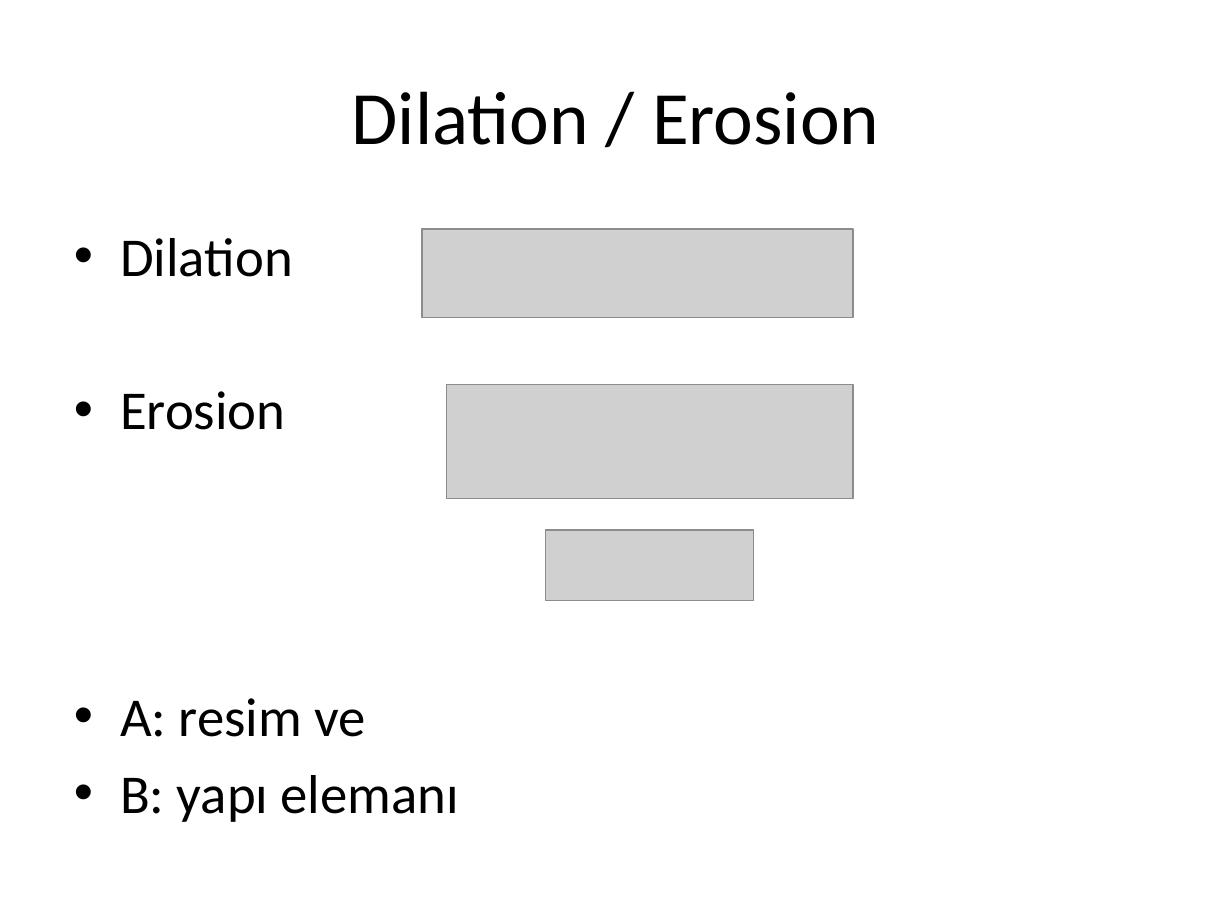
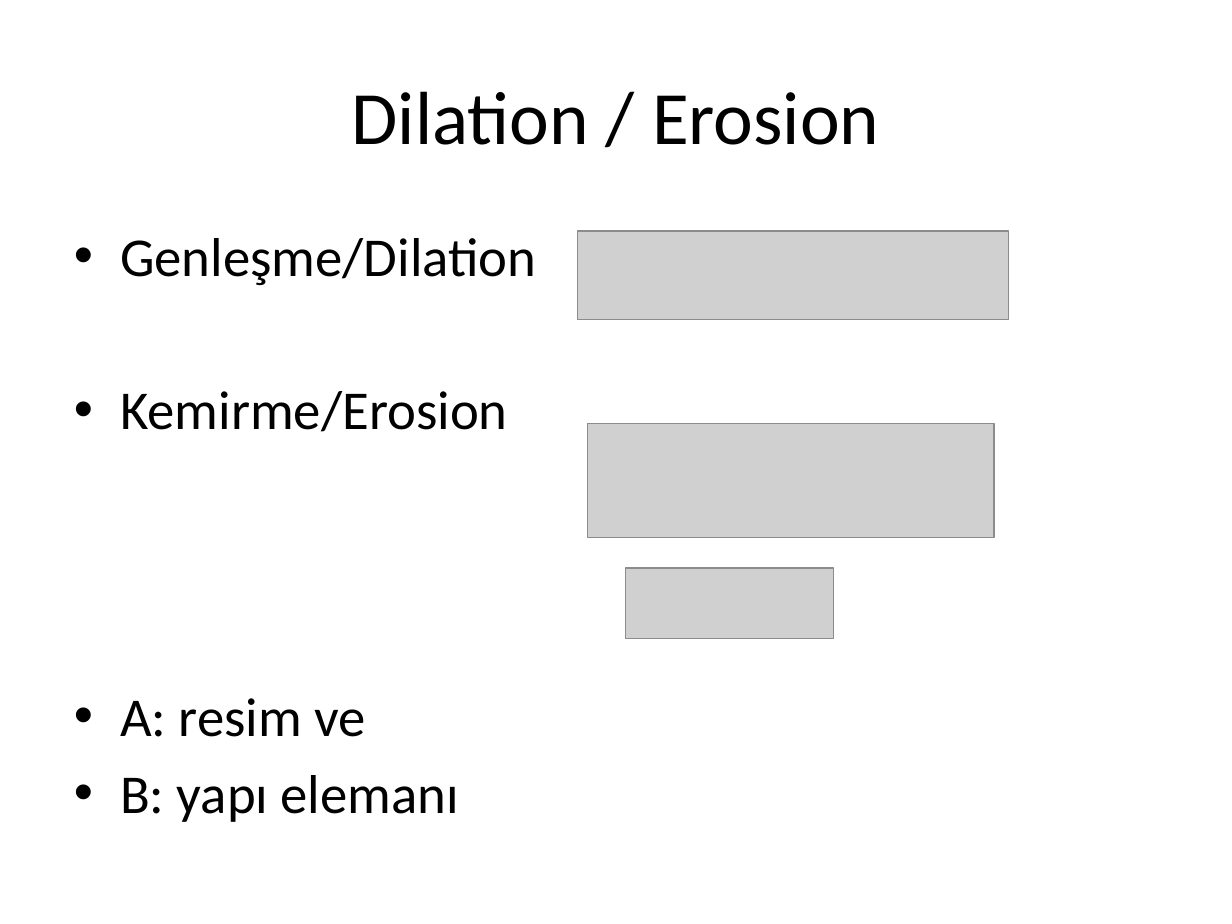
Before and after one commit to 19ceng/ce401dip, a slide deck: slide 7 of 07-morph/07-morph.pptx (slide 6 before the commit). Drawn at 1232x924 pixels with LibreOffice and Linux fonts; fonts in the diff are those of the drawing; grey boxes stand for pictures. Boxes give left, top, right and bottom in pixels: in the first picture for what was removed or moved away, otherwise in the second. Text is boxed around its words. In the diff, an @@ line names an element or a change of style, - is before the commit and + after.

```diff
--- a/07-morph/07-morph.pptx
+++ b/07-morph/07-morph.pptx
@@ text at (120, 238, 536, 432): text changed @@
-• Dilation
-• Erosion
+• Genleşme/Dilation
+• Kemirme/Erosion
@@ picture: place and size @@
-picture at (423, 229, 854, 318)
+picture at (578, 230, 1009, 319)
@@ picture: place and size @@
-picture at (446, 384, 853, 499)
+picture at (588, 424, 994, 538)
@@ picture: place and size @@
-picture at (546, 530, 754, 600)
+picture at (626, 568, 834, 638)
```
Also in this commit, not shown: 3 other slides changed, 28 slides added, 4 slides removed, 1 other file.
